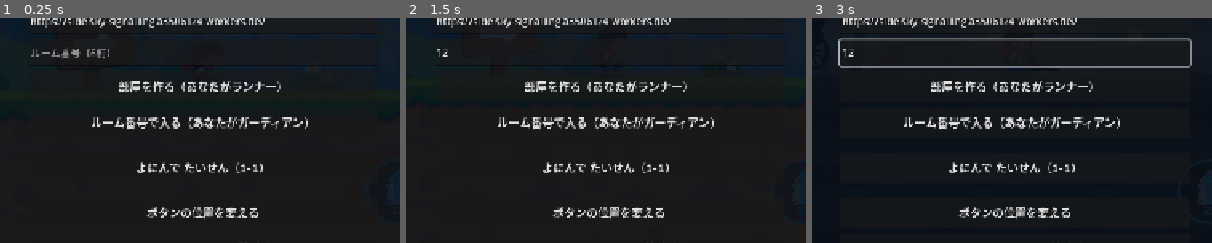
Above: before the commit, frames 1-3 (left to right).
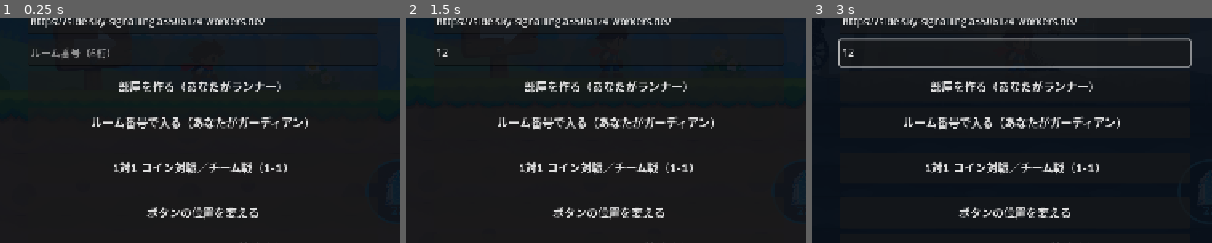
Above: after the commit, the same moments.

Repository: 555734/Kiki-public
Game: Godot game, scene res://src/main.tscn
Two runs of this game, one before a commit and one after it. Both use one fixed random seed, a clock stepped at 60 frames per second and the inputs below.
Inputs (mouse positions are % of the whole screen's width and height, from its top left):
- Up to frame 1 (0.25 s): no input
- Up to frame 2 (1.5 s): click (50, 58) at 0.52 s; type "12" at 0.6 s; click "✓ 1-1 GREENFIELD PLAINS" at 1.25 s
- Up to frame 3 (3 s): click "1-2 THE HOLLOW OUTSKIRTS" at 2 s; click (50, 58) at 2.77 s; type "12" at 2.85 s
The pictures show only the part of the screen within x 24-74%, y 50-100%; the shares and areas given below are measured in that part.

The runs differ from the first frame. In frame 1, 1.1% of the frame differs, in the area x 28-72%, y 64-70%; in frame 2, 1.1%; in frame 3, 1.2%.

Commit message:
ui: show 1v1 option on top-level versus button

Diff:
--- a/src/ui/net_panel.gd
+++ b/src/ui/net_panel.gd
@@ -115,7 +115,7 @@
 	# more controls, and putting them here pushed the buttons below the fold on
 	# a 720-tall display. A mode you cannot reach without scrolling is only
 	# slightly better than one you cannot reach without a keyboard.
-	box.add_child(_button("よにんで たいせん（1-1）", _on_versus, false))
+	box.add_child(_button("1対1 コイン対戦／チーム戦（1-1）", _on_versus, false))
 
 	box.add_child(_spacer(6))
 	box.add_child(_button("ボタンの位置を変える", _on_layout, false))
